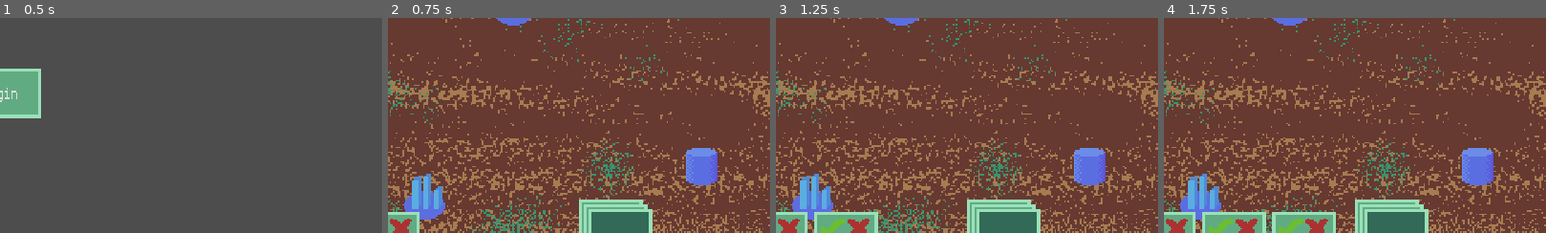
Above: before the commit, frames 1-4 (left to right).
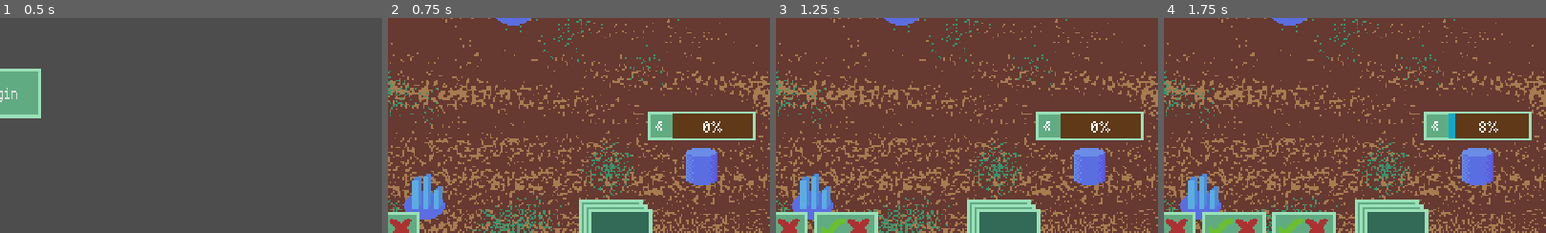
Above: after the commit, the same moments.

Repository: MumblyJuergens/gmtk-2026
Game: Godot game, scene res://app_root/app_root.tscn
Same seed, same stepped clock (60 frames per second), same inputs: the game is played once before the commit and once after it.
Inputs (mouse positions are % of the whole screen's width and height, from its top left):
- Up to frame 1 (0.5 s): no input
- Up to frame 2 (0.75 s): click "Begin" at 0.5 s
- Up to frame 3 (1.25 s): no input
- Up to frame 4 (1.75 s): click (85, 58) at 1.27 s
The pictures show only the part of the screen within x 50-100%, y 33-83%; the shares and areas given below are measured in that part.

Frame 1 is identical in both runs. In frame 2, 3.8% of the frame differs, in the area x 68-97%, y 43-57%; in frame 3, 3.8%; in frame 4, 3.8%.

Commit message:
feat: Dudes, state machine WIP

Diff:
--- /dev/null
+++ b/game/base.gd
@@ -0,0 +1,48 @@
+class_name Base extends Sprite2D
+
+const DUDE = preload("uid://b2gjm0u0af0c0")
+@onready var make_dude_timer: Timer = %MakeDudeTimer
+@onready var dudes: Node2D = %Dudes
+@onready var progress_bar: ProgressBar = %ProgressBar
+@onready var make_dude: TextureButton = %MakeDude
+
+@export var stuff: float = 50.0
+@export var team: int = 0
+var stats : Stats
+
+func _on_make_dude_pressed() -> void:
+	if not make_dude_timer.is_stopped():
+		return
+	var cost := Config.BASE_DUDE_SPAWN_COST * stats.spawn_cost
+	if stuff >= cost:
+		var time := Config.BASE_DUDE_SPAWN_TIME * stats.spawn_speed
+		progress_bar.max_value = time
+		progress_bar.value = 0.0
+		make_dude_timer.start(time)
+		stuff -= cost
+
+
+func _on_make_dude_timer_timeout() -> void:
+	make_dude_timer.stop()
+	var new_dude: Dude = DUDE.instantiate()
+	dudes.add_child(new_dude)
+	new_dude.setup(team, position)
+	progress_bar.value = 0.0
+
+func _process(_delta: float) -> void:
+	var time := Config.BASE_DUDE_SPAWN_TIME * stats.spawn_speed
+	var cost := Config.BASE_DUDE_SPAWN_COST * stats.spawn_cost
+	if make_dude_timer.is_stopped():
+		progress_bar.value = 0.0
+	else:
+		progress_bar.value = time - make_dude_timer.time_left
+	make_dude.disabled = stuff < cost
+
+
+func _on_progress_bar_gui_input(event: InputEvent) -> void:
+	if not make_dude_timer.is_stopped():
+		return
+	if event is InputEventMouseButton:
+		var mevent: InputEventMouseButton = event
+		if mevent.pressed:
+			_on_make_dude_pressed()
--- a/game/base.tscn
+++ b/game/base.tscn
@@ -1,6 +1,8 @@
 [gd_scene format=3 uid="uid://cvn2wdwh1jb47"]
 
 [ext_resource type="Texture2D" uid="uid://c28arijen45xq" path="res://assets/spritesheet.png" id="1_6afe8"]
+[ext_resource type="Script" uid="uid://do6u5rq81c8v2" path="res://game/base.gd" id="2_lm34a"]
+[ext_resource type="Theme" uid="uid://cgjvjqn1sdmfn" path="res://main_theme.tres" id="3_y78wq"]
 
 [sub_resource type="AtlasTexture" id="AtlasTexture_hbqtk"]
 atlas = ExtResource("1_6afe8")
@@ -9,11 +11,62 @@
 [sub_resource type="CapsuleShape2D" id="CapsuleShape2D_uob17"]
 height = 24.0
 
-[node name="Base" type="Sprite2D" unique_id=2012944100]
+[sub_resource type="AtlasTexture" id="AtlasTexture_xbxio"]
+atlas = ExtResource("1_6afe8")
+region = Rect2(33, 2, 5, 6)
+
+[node name="Base" type="Sprite2D" unique_id=2012944100 groups=["bases"]]
 texture = SubResource("AtlasTexture_hbqtk")
+script = ExtResource("2_lm34a")
 
 [node name="Area2D" type="Area2D" parent="." unique_id=1154234579]
+collision_layer = 4
+collision_mask = 0
 
 [node name="CollisionShape2D" type="CollisionShape2D" parent="Area2D" unique_id=1674973426]
 position = Vector2(0, 3)
 shape = SubResource("CapsuleShape2D_uob17")
+
+[node name="Panel" type="Panel" parent="." unique_id=1992433413]
+offset_left = -34.0
+offset_top = -31.0
+offset_right = 34.0
+offset_bottom = -13.0
+theme = ExtResource("3_y78wq")
+
+[node name="MarginContainer" type="MarginContainer" parent="Panel" unique_id=869647491]
+layout_mode = 1
+anchors_preset = 15
+anchor_right = 1.0
+anchor_bottom = 1.0
+grow_horizontal = 2
+grow_vertical = 2
+theme_override_constants/margin_left = 2
+theme_override_constants/margin_top = 2
+theme_override_constants/margin_right = 2
+theme_override_constants/margin_bottom = 2
+
+[node name="HBoxContainer" type="HBoxContainer" parent="Panel/MarginContainer" unique_id=233816375]
+layout_mode = 2
+
+[node name="MakeDude" type="TextureButton" parent="Panel/MarginContainer/HBoxContainer" unique_id=107637687]
+unique_name_in_owner = true
+custom_minimum_size = Vector2(10, 10)
+layout_mode = 2
+size_flags_horizontal = 4
+size_flags_vertical = 4
+texture_normal = SubResource("AtlasTexture_xbxio")
+stretch_mode = 3
+
+[node name="ProgressBar" type="ProgressBar" parent="Panel/MarginContainer/HBoxContainer" unique_id=1985455344]
+unique_name_in_owner = true
+layout_mode = 2
+size_flags_horizontal = 3
+size_flags_vertical = 1
+
+[node name="MakeDudeTimer" type="Timer" parent="." unique_id=1336928471]
+unique_name_in_owner = true
+
+[connection signal="pressed" from="Panel/MarginContainer/HBoxContainer/MakeDude" to="." method="_on_make_dude_pressed"]
+[connection signal="gui_input" from="Panel/MarginContainer/HBoxContainer/ProgressBar" to="." method="_on_progress_bar_gui_input"]
+[connection signal="timeout" from="MakeDudeTimer" to="." method="_on_make_dude_timer_timeout"]
--- a/game/config.gd
+++ b/game/config.gd
@@ -10,5 +10,12 @@
 
 const HAND_CARD_DRAW_INTERVAL := 0.25
 
-const STUFF_PILE_MIN := 10000.0
-const STUFF_PILE_MAX := 100000.0
+const STUFF_PILE_MIN := 100.0
+const STUFF_PILE_MAX := 1000.0
+
+const BASE_DUDE_SPAWN_COST := 10.0
+const BASE_DUDE_SPAWN_TIME := 5.0
+
+const DUDE_SPEED := 0.5
+const DUDE_COLLECTION_RATE := 5.0
+const DUDE_COLLECTION_CAPACITY := 15.0
--- /dev/null
+++ b/game/dude.gd
@@ -0,0 +1,44 @@
+class_name Dude
+extends AnimatedSprite2D
+
+@onready var state_machine: DudeMachine = DudeMachine.new()
+var team := 0
+var destination: Node2D
+var stuff := 0.0
+var task_timer := 0.0
+
+static var _team_modulations: Array[Color] = [
+	Color.BLUE,
+	Color.RED,
+]
+
+func setup(team_value: int, pos: Vector2i) -> void:
+	team = team_value
+	position = pos
+	modulate = _team_modulations[team]
+	state_machine.setup(self)
+
+func change_state(state: DudeMachine.State) -> void:
+	state_machine.change_state(self, state)
+
+func _process(delta: float) -> void:
+	state_machine.process(self, delta)
+
+func _physics_process(delta: float) -> void:
+	state_machine.physics_process(self, delta)
+
+func round_changed() -> void:
+	state_machine.change_state(self, DudeMachine.new_dude_state)
+
+func _on_area_2d_area_entered(area: Area2D) -> void:
+	var parent := area.get_parent()
+	if not parent:
+		return
+	if parent is StuffPile and state_machine.current_state_type ==  DudeMachine.State.MOVE_TO_PILE:
+		var pile: StuffPile = parent
+		if pile == destination:
+			change_state(DudeMachine.State.COLLECTING)
+	if parent is Base and state_machine.current_state_type ==  DudeMachine.State.MOVE_TO_BASE:
+		var base: Base = parent
+		if base == destination:
+			change_state(DudeMachine.State.DEPOSITING)
--- /dev/null
+++ b/game/dude.tscn
@@ -0,0 +1,59 @@
+[gd_scene format=3 uid="uid://b2gjm0u0af0c0"]
+
+[ext_resource type="Script" uid="uid://w0qt5c6e2g07" path="res://game/dude.gd" id="1_8xwlk"]
+[ext_resource type="Texture2D" uid="uid://c28arijen45xq" path="res://assets/spritesheet.png" id="1_suv0s"]
+
+[sub_resource type="AtlasTexture" id="AtlasTexture_1evxn"]
+atlas = ExtResource("1_suv0s")
+region = Rect2(32, 0, 8, 8)
+
+[sub_resource type="AtlasTexture" id="AtlasTexture_0sopi"]
+atlas = ExtResource("1_suv0s")
+region = Rect2(40, 0, 8, 8)
+
+[sub_resource type="AtlasTexture" id="AtlasTexture_psuy1"]
+atlas = ExtResource("1_suv0s")
+region = Rect2(32, 0, 8, 8)
+
+[sub_resource type="AtlasTexture" id="AtlasTexture_qr874"]
+atlas = ExtResource("1_suv0s")
+region = Rect2(32, 8, 8, 8)
+
+[sub_resource type="SpriteFrames" id="SpriteFrames_hbqtk"]
+animations = [{
+"frames": [{
+"duration": 1.0,
+"texture": SubResource("AtlasTexture_1evxn")
+}, {
+"duration": 1.0,
+"texture": SubResource("AtlasTexture_0sopi")
+}, {
+"duration": 1.0,
+"texture": SubResource("AtlasTexture_psuy1")
+}, {
+"duration": 1.0,
+"texture": SubResource("AtlasTexture_qr874")
+}],
+"loop": 1,
+"name": &"walking",
+"speed": 5.0
+}]
+
+[sub_resource type="RectangleShape2D" id="RectangleShape2D_xbxio"]
+size = Vector2(7, 6)
+
+[node name="Dude" type="AnimatedSprite2D" unique_id=1012402599 groups=["dudes"]]
+sprite_frames = SubResource("SpriteFrames_hbqtk")
+animation = &"walking"
+frame = 3
+frame_progress = 0.7001895
+script = ExtResource("1_8xwlk")
+
+[node name="Area2D" type="Area2D" parent="." unique_id=455314639]
+collision_mask = 6
+
+[node name="CollisionShape2D" type="CollisionShape2D" parent="Area2D" unique_id=1718242270]
+position = Vector2(-0.5, 1)
+shape = SubResource("RectangleShape2D_xbxio")
+
+[connection signal="area_entered" from="Area2D" to="." method="_on_area_2d_area_entered"]
--- /dev/null
+++ b/game/dude_state_machine/dude_collecting_state.gd
@@ -0,0 +1,17 @@
+class_name DudeCollectingState extends DudeState
+
+func process(dude: Dude, delta: float) -> void:
+	if dude.destination is StuffPile:
+		var pile: StuffPile = dude.destination
+		if pile.stuff > 0.0:
+			var amount := Config.DUDE_COLLECTION_RATE * stats.speed * delta
+			if amount > pile.stuff:
+				amount = pile.stuff
+				pile.stuff = 0
+			else:
+				pile.stuff -= amount
+			dude.stuff += amount
+		else:
+			dude.change_state(DudeMachine.State.IDLE_HARVEST)
+		if dude.stuff >= Config.DUDE_COLLECTION_CAPACITY * stats.strength:
+			dude.change_state(DudeMachine.State.MOVE_TO_BASE)
--- /dev/null
+++ b/game/dude_state_machine/dude_depositing_state.gd
@@ -0,0 +1,15 @@
+class_name DudeDepositingState extends DudeState
+
+func process(dude: Dude, delta: float) -> void:
+	if dude.destination is Base:
+		var base: Base = dude.destination
+		if dude.stuff > 0.0:
+			var amount := Config.DUDE_COLLECTION_RATE * stats.speed * delta
+			if amount > dude.stuff:
+				base.stuff += dude.stuff
+				dude.stuff = 0.0
+			else:
+				base.stuff += amount
+				dude.stuff -= amount
+		else:
+			dude.change_state(DudeMachine.State.IDLE_HARVEST)
--- /dev/null
+++ b/game/dude_state_machine/dude_idle_harvest_state.gd
@@ -0,0 +1,33 @@
+class_name DudeIdleHarvestState extends DudeState
+
+func enter(dude: Dude) -> void:
+	if dude.stuff >= Config.DUDE_COLLECTION_CAPACITY * stats.strength:
+		var bases := dude.get_tree().get_nodes_in_group("bases")
+		var my_base: Base
+		var min_distance: float = 10000.0
+		for base in bases:
+			if base is Base and base.team == dude.team:
+				var sbase: Base = base
+				if sbase.stuff != 0:
+					var distance := sbase.position.distance_to(dude.position)
+					if distance < min_distance:
+						my_base = sbase
+						min_distance = distance
+		if my_base:
+			dude.destination = my_base
+			dude.change_state(DudeMachine.State.MOVE_TO_BASE)
+	else:
+		var stuff_piles := dude.get_tree().get_nodes_in_group("stuff_piles")
+		var my_pile: StuffPile
+		var min_distance: float = 10000.0
+		for pile in stuff_piles:
+			if pile is StuffPile and pile.team == dude.team:
+				var spile: StuffPile = pile
+				if spile.stuff != 0:
+					var distance := spile.position.distance_to(dude.position)
+					if distance < min_distance:
+						my_pile = spile
+						min_distance = distance
+		if my_pile:
+			dude.destination = my_pile
+			dude.change_state(DudeMachine.State.MOVE_TO_PILE)
--- /dev/null
+++ b/game/dude_state_machine/dude_machine.gd
@@ -0,0 +1,60 @@
+class_name DudeMachine
+
+enum State {
+	IDLE_HARVEST,
+	MOVE_TO_PILE,
+	COLLECTING,
+	MOVE_TO_BASE,
+	DEPOSITING,
+
+	IDLE_BATTLE,
+	}
+
+static var _states: Dictionary[State, DudeState] = {
+	State.IDLE_HARVEST: DudeIdleHarvestState.new(),
+	State.MOVE_TO_PILE: DudeMoveToPileState.new(),
+	State.COLLECTING: DudeCollectingState.new(),
+	State.MOVE_TO_BASE: DudeMoveToBaseState.new(),
+	State.DEPOSITING: DudeDepositingState.new(),
+}
+static var new_dude_state: State = State.IDLE_HARVEST
+
+var current_state: DudeState
+# Allow for the possibilty of not shared state instances.
+var current_state_type: State
+
+static func round_changed(game_round: int, tree: SceneTree) -> void:
+	if game_round % 2 == 0:
+		new_dude_state = State.IDLE_HARVEST
+	else:
+		new_dude_state = State.IDLE_BATTLE
+	tree.call_group("dudes", "round_changed")
+
+func _init() -> void:
+	current_state = _states[new_dude_state]
+
+func setup(dude: Dude) -> void:
+	current_state.enter(dude)
+
+func change_state(dude: Dude, state: State) -> void:
+	var new_state: DudeState = _states[state]
+	if not new_state:
+		push_error("Unknown state to enter")
+		return
+	if current_state_type == state:
+		push_warning("Already in that state: %s" % [State.keys()[state]])
+		return
+
+	if current_state:
+		current_state.exit(dude)
+	current_state = new_state
+	current_state_type = state
+	current_state.enter(dude)
+
+func process(dude: Dude, delta: float) -> void:
+	if current_state:
+		current_state.process(dude, delta)
+
+func physics_process(dude: Dude, delta: float) -> void:
+	if current_state:
+		current_state.physics_process(dude, delta)
--- /dev/null
+++ b/game/dude_state_machine/dude_move_to_base.gd
@@ -0,0 +1,16 @@
+class_name DudeMoveToBaseState extends DudeState
+
+func enter(dude: Dude) -> void:
+	dude.play("walking")
+
+func exit(dude: Dude) -> void:
+	dude.stop()
+
+func process(dude: Dude, _delta: float) -> void:
+	if not dude.destination or not dude.destination is Base:
+		push_warning("Moving to a base but none are set!")
+		return
+
+	var direction: Vector2 = dude.destination.position - dude.position
+	dude.position += direction.normalized() * Config.DUDE_SPEED * stats.speed
+	dude.flip_h = direction.x < 0
--- /dev/null
+++ b/game/dude_state_machine/dude_move_to_pile_state.gd
@@ -0,0 +1,16 @@
+class_name DudeMoveToPileState extends DudeState
+
+func enter(dude: Dude) -> void:
+	dude.play("walking")
+
+func exit(dude: Dude) -> void:
+	dude.stop()
+
+func process(dude: Dude, _delta: float) -> void:
+	if not dude.destination or not dude.destination is StuffPile:
+		push_warning("Moving to a pile but none are set!")
+		return
+
+	var direction: Vector2 = dude.destination.position - dude.position
+	dude.position += direction.normalized() * Config.DUDE_SPEED * stats.speed
+	dude.flip_h = direction.x < 0
--- /dev/null
+++ b/game/dude_state_machine/dude_state.gd
@@ -0,0 +1,19 @@
+class_name DudeState
+
+static var stats: Stats
+
+@warning_ignore("unused_parameter")
+func enter(dude: Dude) -> void:
+	pass
+
+@warning_ignore("unused_parameter")
+func exit(dude: Dude) -> void:
+	pass
+
+@warning_ignore("unused_parameter")
+func process(dude: Dude, delta: float) -> void:
+	pass
+
+@warning_ignore("unused_parameter")
+func physics_process(dude: Dude, delta: float) -> void:
+	pass
--- a/game/game.gd
+++ b/game/game.gd
@@ -2,19 +2,24 @@
 extends Node2D
 
 var stats: Stats
+var game_round := 1
 @onready var game_timer: GameTimer = %GameTimer
 @onready var hand: Hand = %Hand
 @onready var stats_display: StatsDisplay = %StatsDisplay
+@onready var base: Base = $Base
 
 func _ready() -> void:
 	stats = Stats.new()
 	game_timer.stats = stats
 	stats_display.stats = stats
+	base.stats = stats
+	DudeState.stats = stats
 
 	EventBus.card_used.connect(stats.apply_card)
 	EventBus.stats_changed.connect(stats_display.update_stats)
 	EventBus.timer_done_card_use.connect(hand.discard_or_use_random)
 	EventBus.card_pull_from_deck.connect(hand.draw_card)
+	EventBus.timer_done_round.connect(_round_done)
 
 	# TODO: Remove, should be called after tutorial screen.
 	start_round()
@@ -28,3 +33,7 @@
 	EventBus.stats_changed.emit()
 	game_timer.start()
 	hand.draw_cards()
+
+func _round_done() -> void:
+	game_round += 1
+	DudeMachine.round_changed(game_round, get_tree())
--- a/game/game.tscn
+++ b/game/game.tscn
@@ -31,6 +31,9 @@
 [node name="StuffPile4" parent="StuffPiles" unique_id=930311537 instance=ExtResource("3_l8g03")]
 position = Vector2(170, 43)
 
+[node name="Dudes" type="Node2D" parent="." unique_id=440289813]
+unique_name_in_owner = true
+
 [node name="GameUI" type="CanvasLayer" parent="." unique_id=1726702326]
 
 [node name="GameTimer" parent="GameUI" unique_id=1433136440 instance=ExtResource("2_vasa2")]
--- a/game/stuff_pile.gd
+++ b/game/stuff_pile.gd
@@ -1,6 +1,8 @@
+class_name StuffPile
 extends Sprite2D
 
 var stuff: float
+var team := 0
 
 func _ready() -> void:
 	stuff = SharedJunk.rng.randf_range(Config.STUFF_PILE_MIN, Config.STUFF_PILE_MAX)
--- a/game/stuff_pile.tscn
+++ b/game/stuff_pile.tscn
@@ -10,11 +10,13 @@
 [sub_resource type="CircleShape2D" id="CircleShape2D_dxrkv"]
 radius = 14.0
 
-[node name="StuffPile" type="Sprite2D" unique_id=1042835643]
+[node name="StuffPile" type="Sprite2D" unique_id=1042835643 groups=["stuff_piles"]]
 texture = SubResource("AtlasTexture_4fuuu")
 script = ExtResource("2_sl2nx")
 
 [node name="Area2D" type="Area2D" parent="." unique_id=1397785118]
+collision_layer = 2
+collision_mask = 0
 
 [node name="CollisionShape2D" type="CollisionShape2D" parent="Area2D" unique_id=2049525313]
 shape = SubResource("CircleShape2D_dxrkv")
--- a/main_theme.tres
+++ b/main_theme.tres
@@ -19,6 +19,12 @@
 border_width_bottom = 2
 border_color = Color(0.6036922, 0.8778732, 0.7220964, 1)
 
+[sub_resource type="StyleBoxFlat" id="StyleBoxFlat_hbqtk"]
+bg_color = Color(0.371099, 0.2235808, 0.09302347, 1)
+
+[sub_resource type="StyleBoxFlat" id="StyleBoxFlat_uob17"]
+bg_color = Color(0.051270492, 0.6678052, 0.7967512, 1)
+
 [resource]
 default_font = ExtResource("1_470mv")
 default_font_size = 10
@@ -28,3 +34,5 @@
 Button/styles/normal = ExtResource("1_a2l2q")
 Button/styles/pressed = null
 Panel/styles/panel = ExtResource("1_a2l2q")
+ProgressBar/styles/background = SubResource("StyleBoxFlat_hbqtk")
+ProgressBar/styles/fill = SubResource("StyleBoxFlat_uob17")
--- a/project.godot
+++ b/project.godot
@@ -35,6 +35,18 @@
 window/size/window_height_override=540
 window/stretch/mode="viewport"
 
+[global_group]
+
+dudes="All dudes, any team"
+stuff_piles="All sources of stuff, yours or otherwise"
+bases="All bases, yours or not"
+
+[layer_names]
+
+2d_physics/layer_1="dudes"
+2d_physics/layer_2="piles"
+2d_physics/layer_3="base"
+
 [physics]
 
 3d/physics_engine="Jolt Physics"
Binary file changed: assets/spritesheet.png
Binary file added: external/20260724_124103.png
Not shown, added: external/20260724_124103.png.import
Binary file changed: external/spritesheet.aseprite
Not shown, added: game/base.gd.uid
Not shown, added: game/dude.gd.uid
Not shown, added: game/dude_state_machine/dude_collecting_state.gd.uid
Not shown, added: game/dude_state_machine/dude_depositing_state.gd.uid
Not shown, added: game/dude_state_machine/dude_idle_harvest_state.gd.uid
Not shown, added: game/dude_state_machine/dude_machine.gd.uid
Not shown, added: game/dude_state_machine/dude_move_to_base.gd.uid
Not shown, added: game/dude_state_machine/dude_move_to_pile_state.gd.uid
(and 1 more such lines)
